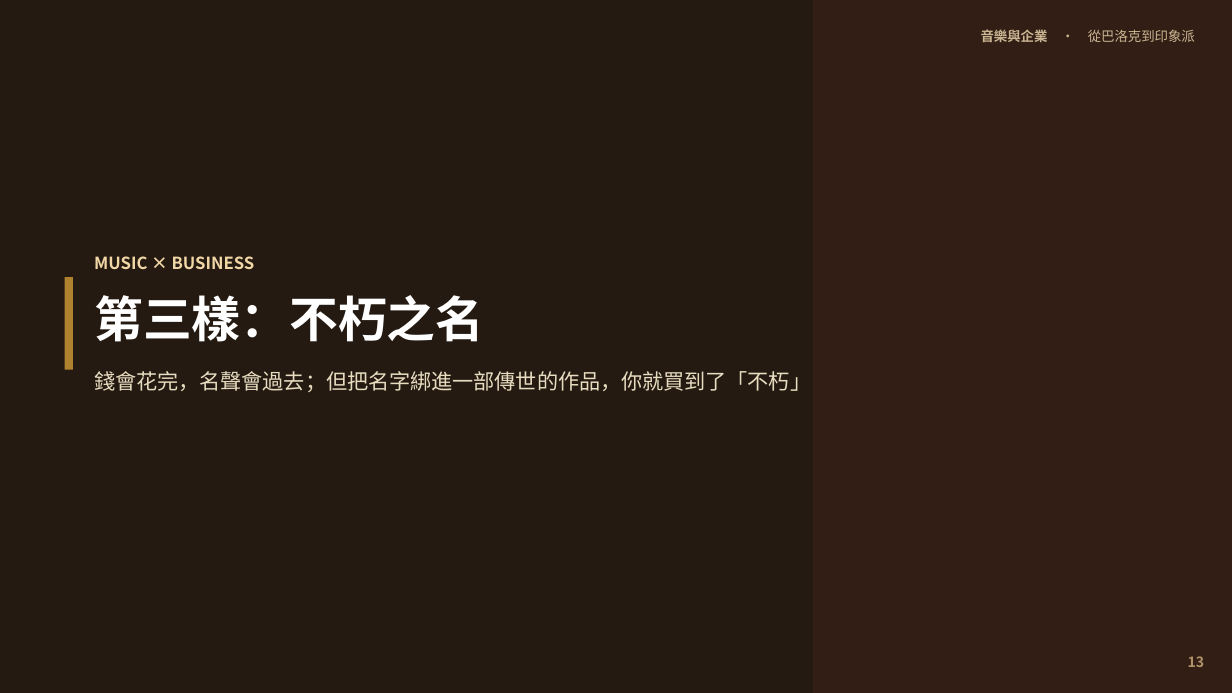
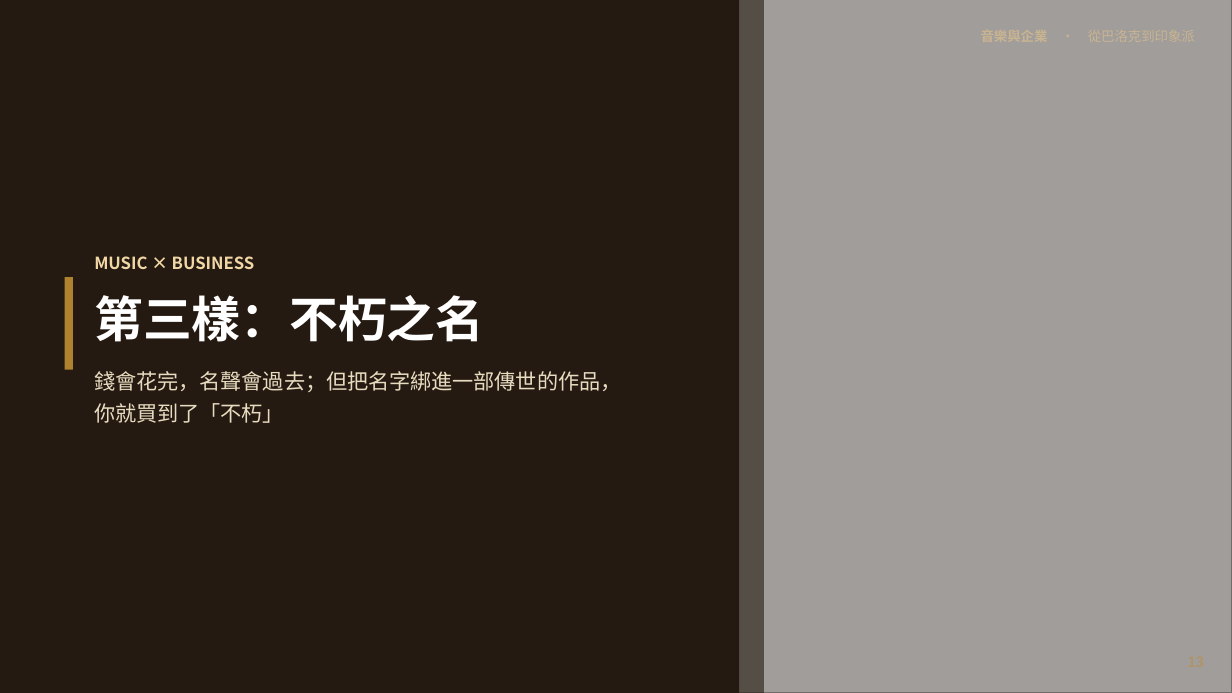
Before and after one commit to kblab2024/music-business-lecture, a slide deck: slide 13 of docs/downloads/音樂與企業-投影片.pptx. Drawn at 1232x693 pixels with LibreOffice and Linux fonts; fonts in the diff are those of the drawing; grey boxes stand for pictures. Boxes give left, top, right and bottom in pixels: in the first picture for what was removed or moved away, otherwise in the second. Text is boxed around its words. In the diff, an @@ line names an element or a change of style, - is before the commit and + after.

```diff
--- a/docs/downloads/音樂與企業-投影片.pptx
+++ b/docs/downloads/音樂與企業-投影片.pptx
@@ rectangle added at bbox=[0, 0, 739, 693], fill #241A11 @@
@@ rectangle added at bbox=[616, 0, 764, 693], fill #241A11 at 60% opacity @@
@@ rectangle: place and size @@
-rectangle at bbox=[813, 0, 1232, 693]
+rectangle at bbox=[665, 0, 1232, 693]
@@ rectangle at bbox=[665, 0, 1232, 693]: fill #5E2C22 at 26% opacity to #241A11 at 28% opacity @@
@@ picture added at bbox=[665, 0, 1232, 693] @@
@@ text removed at bbox=[981, 29, 1195, 42] @@
-音樂與企業 · 從巴洛克到印象派
@@ text "MUSIC × BUSINESS" rewrapped from bbox=[94, 256, 811, 392] to bbox=[94, 256, 621, 423] @@
@@ text removed at bbox=[1188, 656, 1205, 667] @@
-13
```
Also in this commit, not shown: 11 other slides changed, 7 other files.
